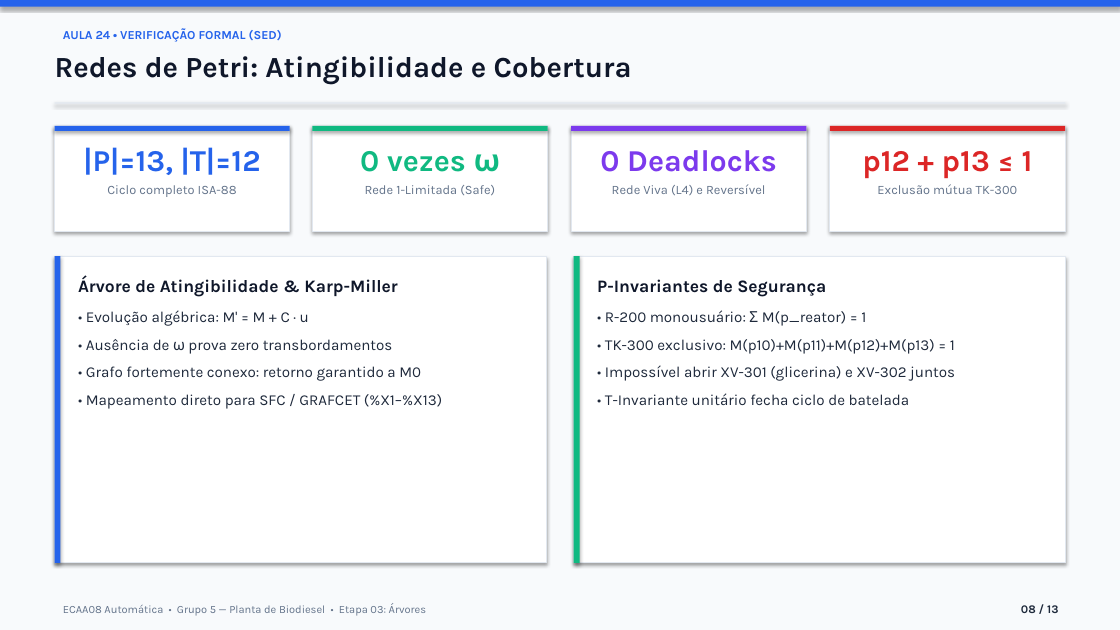
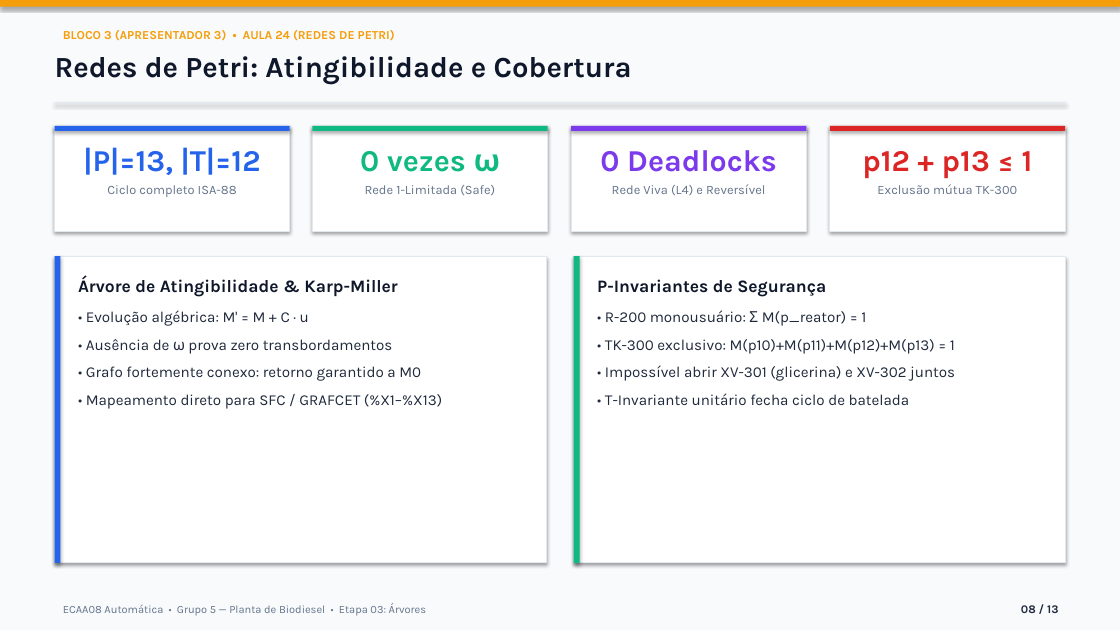
Before and after one commit to igorfantucci/Aula-Automatica---GRUPO-5, a slide deck: slide 8 of etapa-03-arvores/apresentacao_etapa_03.pptx. Drawn at 1120x630 pixels with LibreOffice and Linux fonts; fonts in the diff are those of the drawing. Boxes give left, top, right and bottom in pixels: in the first picture for what was removed or moved away, otherwise in the second. Text is boxed around its words. In the diff, an @@ line names an element or a change of style, - is before the commit and + after.

```diff
--- a/etapa-03-arvores/apresentacao_etapa_03.pptx
+++ b/etapa-03-arvores/apresentacao_etapa_03.pptx
@@ rectangle at [0, 0, 1120, 7]: fill #2563EB to #F59E0B @@
@@ text at [63, 30, 395, 41]: text changed; text colour #2563EB to #F59E0B @@
-AULA 24 • VERIFICAÇÃO FORMAL (SED)
+BLOCO 3 (APRESENTADOR 3) • AULA 24 (REDES DE PETRI)
```
Also in this commit, not shown: 11 other slides changed, 1 slide added, 1 slide removed, 4 other files.
